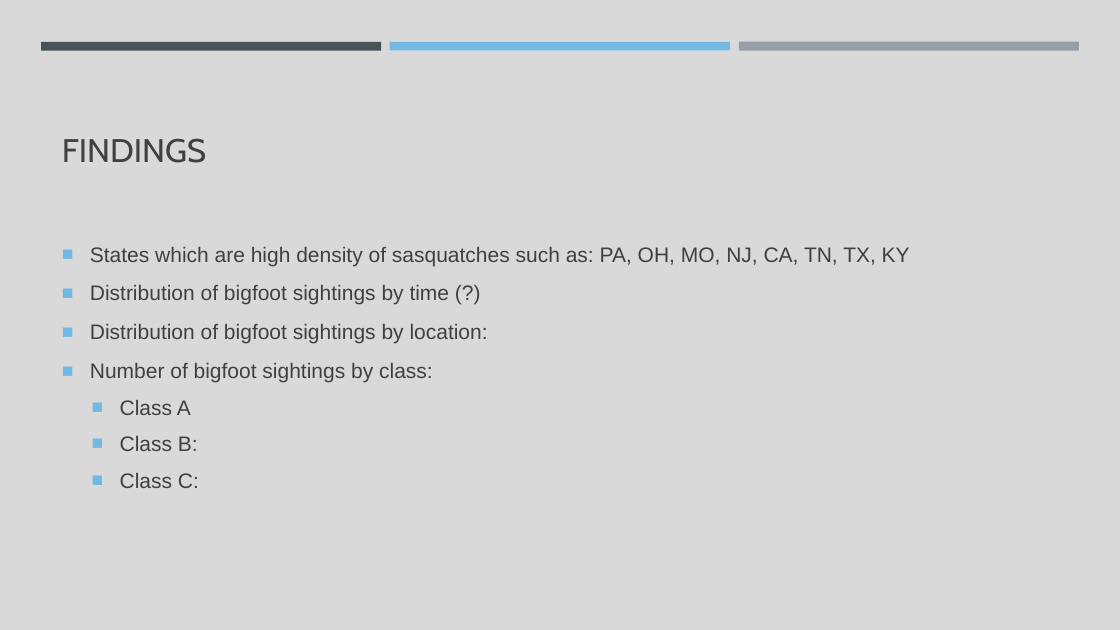
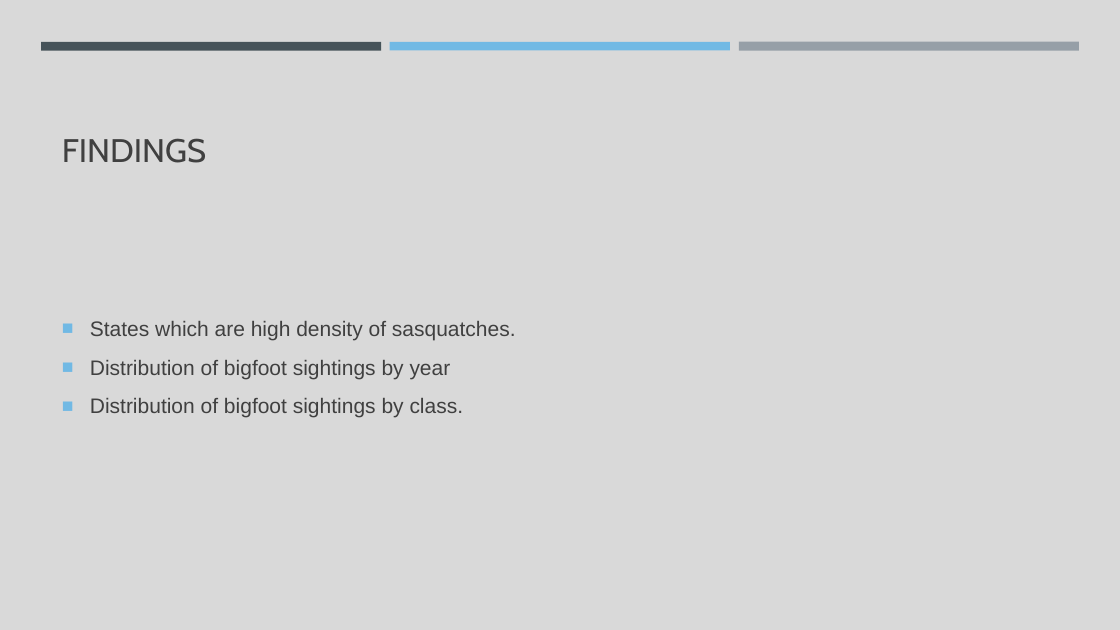
Before and after one commit to CBPher24/Where_has_bigfoot_been, a slide deck: slide 18 of Team 3.pptx. Drawn at 1120x630 pixels with LibreOffice and Linux fonts; fonts in the diff are those of the drawing. Boxes give left, top, right and bottom in pixels: in the first picture for what was removed or moved away, otherwise in the second. Text is boxed around its words. In the diff, an @@ line names an element or a change of style, - is before the commit and + after.

```diff
--- a/Team 3.pptx
+++ b/Team 3.pptx
@@ text at box(90, 321, 516, 418): text changed @@
-■ States which are high density of sasquatches such as: PA, OH, MO, NJ, CA, TN, TX, KY
-■ Distribution of bigfoot sightings by time (?)
-■ Distribution of bigfoot sightings by location:
-■ Number of bigfoot sightings by class:
-  ■ Class A
-  ■ Class B:
-  ■ Class C:
+■ States which are high density of sasquatches.
+■ Distribution of bigfoot sightings by year
+■ Distribution of bigfoot sightings by class.
```
Also in this commit, not shown: 9 other slides changed, 3 slides added, 15 other files.
